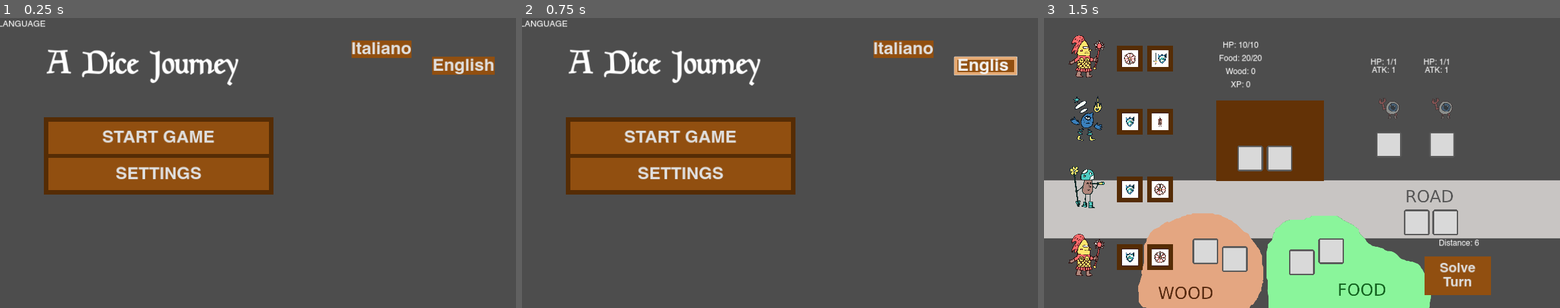
Above: before the commit, frames 1-3 (left to right).
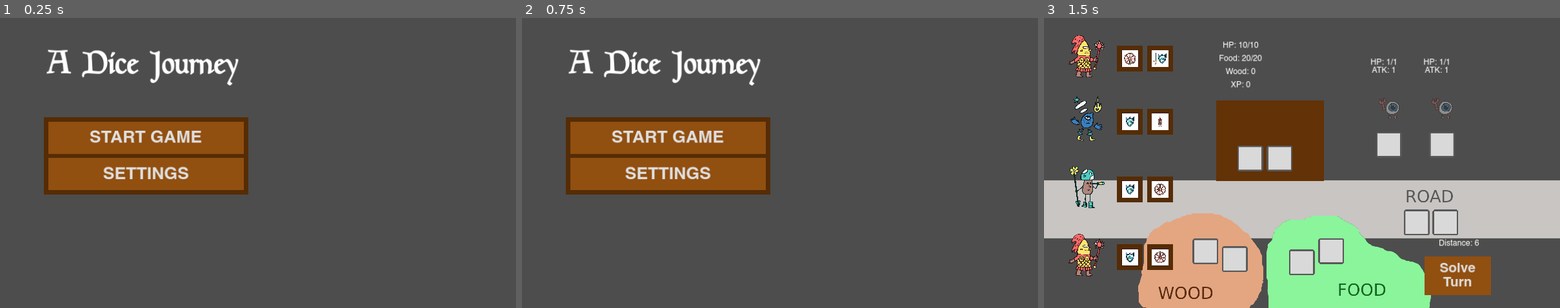
Above: after the commit, the same moments.

Repository: Sugo98/godot-77
Game: Godot game, scene res://game_logic/game_manager.tscn
The game is run twice, just before and just after one commit, with the same random seed, the same clock (stepped at 60 frames per second) and the same inputs.
Inputs (mouse positions are in pixels of both pictures, inside the frame that each line leads up to):
- Up to frame 1 (0.25 s): no input
- Up to frame 2 (0.75 s): click (986, 67) at 0.5 s, where only the run before the commit has a clickable "English"
- Up to frame 3 (1.5 s): click "START GAME" at 1.25 s

The runs differ from the first frame. In frame 1, 4.2% of the frame differs, in the area x 0-96%, y 0-61%; in frame 2, 4.2%; in frame 3, nothing differs.

Commit message:
per qualche motivo le traduzioni ora funzionano

Diff:
--- a/assets/localization/dictionary.csv
+++ b/assets/localization/dictionary.csv
@@ -8,7 +8,7 @@
 Speed","Velocità
 Animazioni"
 SLOW,Slow,Lenta
-MEDIUM,Medium,Meida
+MEDIUM,Medium,Media
 FAST,Fast,Veloce
 AUDIO_SETTINGS,Audio Settings,Impostazioni Audio
 MUSIC,Music,Musica
@@ -18,3 +18,9 @@
 SOLVE_TURN,"Solve
 Turn","Risolvi
 Turno"
+LANGUAGE_SETTINGS,Language Selection,Seleziona Lingua
+LANGUAGE,Language,Lingua
+ENGLISH,English,English
+ITALIAN,Italiano,Italiano
+MASTER,Master,Principale
+SFX,SFX,Effetti
--- a/game_logic/main_menu.tscn
+++ b/game_logic/main_menu.tscn
@@ -36,7 +36,7 @@
 layout_mode = 0
 offset_left = 171.0
 offset_top = 365.0
-offset_right = 1025.0
+offset_right = 931.0
 offset_bottom = 653.0
 theme = ExtResource("2_dlwf6")
 
@@ -59,10 +59,10 @@
 
 [node name="SettingMenu" type="PanelContainer" parent="."]
 layout_mode = 0
-offset_left = 1152.0
-offset_top = 244.0
-offset_right = 1536.0
-offset_bottom = 643.0
+offset_left = 997.0
+offset_top = 130.0
+offset_right = 1845.0
+offset_bottom = 909.0
 
 [node name="Settings Menu" type="VBoxContainer" parent="SettingMenu"]
 layout_mode = 2
@@ -74,76 +74,76 @@
 text = "SETTINGS_LOW"
 horizontal_alignment = 1
 
-[node name="MarginContainer" type="MarginContainer" parent="SettingMenu/Settings Menu"]
-layout_mode = 2
-
-[node name="GameSetting" type="VBoxContainer" parent="SettingMenu/Settings Menu/MarginContainer"]
-layout_mode = 2
-
-[node name="Game" type="Label" parent="SettingMenu/Settings Menu/MarginContainer/GameSetting"]
+[node name="GameSettings" type="MarginContainer" parent="SettingMenu/Settings Menu"]
+layout_mode = 2
+
+[node name="GameSetting" type="VBoxContainer" parent="SettingMenu/Settings Menu/GameSettings"]
+layout_mode = 2
+
+[node name="Game" type="Label" parent="SettingMenu/Settings Menu/GameSettings/GameSetting"]
 layout_mode = 2
 theme = ExtResource("2_dlwf6")
 theme_type_variation = &"HeaderMedium"
 text = "GAME_SETTINGS"
 horizontal_alignment = 1
 
-[node name="HBoxContainer" type="HBoxContainer" parent="SettingMenu/Settings Menu/MarginContainer/GameSetting"]
-layout_mode = 2
-
-[node name="AnimationSpeed" type="Label" parent="SettingMenu/Settings Menu/MarginContainer/GameSetting/HBoxContainer"]
+[node name="HBoxContainer" type="HBoxContainer" parent="SettingMenu/Settings Menu/GameSettings/GameSetting"]
+layout_mode = 2
+
+[node name="AnimationSpeed" type="Label" parent="SettingMenu/Settings Menu/GameSettings/GameSetting/HBoxContainer"]
 layout_mode = 2
 size_flags_horizontal = 3
 text = "ANIMATION_SPEED"
 horizontal_alignment = 1
 
-[node name="PanelContainer" type="HBoxContainer" parent="SettingMenu/Settings Menu/MarginContainer/GameSetting/HBoxContainer"]
-layout_mode = 2
-size_flags_horizontal = 3
-size_flags_stretch_ratio = 3.0
-
-[node name="Button" type="Button" parent="SettingMenu/Settings Menu/MarginContainer/GameSetting/HBoxContainer/PanelContainer"]
+[node name="PanelContainer" type="HBoxContainer" parent="SettingMenu/Settings Menu/GameSettings/GameSetting/HBoxContainer"]
+layout_mode = 2
+size_flags_horizontal = 3
+size_flags_stretch_ratio = 3.0
+
+[node name="Button" type="Button" parent="SettingMenu/Settings Menu/GameSettings/GameSetting/HBoxContainer/PanelContainer"]
 layout_mode = 2
 size_flags_horizontal = 3
 theme_override_font_sizes/font_size = 32
 text = "SLOW"
 
-[node name="Button2" type="Button" parent="SettingMenu/Settings Menu/MarginContainer/GameSetting/HBoxContainer/PanelContainer"]
+[node name="Button2" type="Button" parent="SettingMenu/Settings Menu/GameSettings/GameSetting/HBoxContainer/PanelContainer"]
 layout_mode = 2
 size_flags_horizontal = 3
 theme_override_font_sizes/font_size = 32
 text = "MEDIUM"
 
-[node name="Button3" type="Button" parent="SettingMenu/Settings Menu/MarginContainer/GameSetting/HBoxContainer/PanelContainer"]
+[node name="Button3" type="Button" parent="SettingMenu/Settings Menu/GameSettings/GameSetting/HBoxContainer/PanelContainer"]
 layout_mode = 2
 size_flags_horizontal = 3
 theme_override_font_sizes/font_size = 32
 text = "FAST"
 
-[node name="MarginContainer2" type="MarginContainer" parent="SettingMenu/Settings Menu"]
-layout_mode = 2
-
-[node name="AudioSetting" type="VBoxContainer" parent="SettingMenu/Settings Menu/MarginContainer2"]
-layout_mode = 2
-
-[node name="Audio" type="Label" parent="SettingMenu/Settings Menu/MarginContainer2/AudioSetting"]
+[node name="AudioSettings" type="MarginContainer" parent="SettingMenu/Settings Menu"]
+layout_mode = 2
+
+[node name="AudioSetting" type="VBoxContainer" parent="SettingMenu/Settings Menu/AudioSettings"]
+layout_mode = 2
+
+[node name="Audio" type="Label" parent="SettingMenu/Settings Menu/AudioSettings/AudioSetting"]
 layout_mode = 2
 theme = ExtResource("2_dlwf6")
 theme_type_variation = &"HeaderMedium"
 text = "AUDIO_SETTINGS"
 horizontal_alignment = 1
 
-[node name="HBoxContainer" type="HBoxContainer" parent="SettingMenu/Settings Menu/MarginContainer2/AudioSetting"]
+[node name="HBoxContainer" type="HBoxContainer" parent="SettingMenu/Settings Menu/AudioSettings/AudioSetting"]
 custom_minimum_size = Vector2(30, 64)
 layout_mode = 2
 size_flags_vertical = 3
 
-[node name="Label" type="Label" parent="SettingMenu/Settings Menu/MarginContainer2/AudioSetting/HBoxContainer"]
-layout_mode = 2
-size_flags_horizontal = 3
-text = "Master"
-horizontal_alignment = 1
-
-[node name="MasterSlider" type="HSlider" parent="SettingMenu/Settings Menu/MarginContainer2/AudioSetting/HBoxContainer"]
+[node name="Label" type="Label" parent="SettingMenu/Settings Menu/AudioSettings/AudioSetting/HBoxContainer"]
+layout_mode = 2
+size_flags_horizontal = 3
+text = "MASTER"
+horizontal_alignment = 1
+
+[node name="MasterSlider" type="HSlider" parent="SettingMenu/Settings Menu/AudioSettings/AudioSetting/HBoxContainer"]
 unique_name_in_owner = true
 layout_mode = 2
 size_flags_horizontal = 3
@@ -152,18 +152,18 @@
 max_value = 1.0
 step = 0.01
 
-[node name="HBoxContainer2" type="HBoxContainer" parent="SettingMenu/Settings Menu/MarginContainer2/AudioSetting"]
+[node name="HBoxContainer2" type="HBoxContainer" parent="SettingMenu/Settings Menu/AudioSettings/AudioSetting"]
 custom_minimum_size = Vector2(30, 64)
 layout_mode = 2
 size_flags_vertical = 3
 
-[node name="Label" type="Label" parent="SettingMenu/Settings Menu/MarginContainer2/AudioSetting/HBoxContainer2"]
+[node name="Label" type="Label" parent="SettingMenu/Settings Menu/AudioSettings/AudioSetting/HBoxContainer2"]
 layout_mode = 2
 size_flags_horizontal = 3
 text = "MUSIC"
 horizontal_alignment = 1
 
-[node name="MusicSlider" type="HSlider" parent="SettingMenu/Settings Menu/MarginContainer2/AudioSetting/HBoxContainer2"]
+[node name="MusicSlider" type="HSlider" parent="SettingMenu/Settings Menu/AudioSettings/AudioSetting/HBoxContainer2"]
 unique_name_in_owner = true
 layout_mode = 2
 size_flags_horizontal = 3
@@ -172,23 +172,23 @@
 max_value = 1.0
 step = 0.01
 
-[node name="HBoxContainer3" type="HBoxContainer" parent="SettingMenu/Settings Menu/MarginContainer2/AudioSetting"]
+[node name="HBoxContainer3" type="HBoxContainer" parent="SettingMenu/Settings Menu/AudioSettings/AudioSetting"]
 custom_minimum_size = Vector2(30, 64)
 layout_mode = 2
 size_flags_vertical = 3
 
-[node name="MarginContainer" type="MarginContainer" parent="SettingMenu/Settings Menu/MarginContainer2/AudioSetting/HBoxContainer3"]
-layout_mode = 2
-size_flags_horizontal = 3
-theme = ExtResource("2_dlwf6")
-
-[node name="SFX" type="Button" parent="SettingMenu/Settings Menu/MarginContainer2/AudioSetting/HBoxContainer3/MarginContainer"]
+[node name="MarginContainer" type="MarginContainer" parent="SettingMenu/Settings Menu/AudioSettings/AudioSetting/HBoxContainer3"]
+layout_mode = 2
+size_flags_horizontal = 3
+theme = ExtResource("2_dlwf6")
+
+[node name="SFX" type="Button" parent="SettingMenu/Settings Menu/AudioSettings/AudioSetting/HBoxContainer3/MarginContainer"]
 layout_mode = 2
 size_flags_horizontal = 3
 theme_type_variation = &"SmallButton"
 text = "SFX"
 
-[node name="SFXSlider" type="HSlider" parent="SettingMenu/Settings Menu/MarginContainer2/AudioSetting/HBoxContainer3"]
+[node name="SFXSlider" type="HSlider" parent="SettingMenu/Settings Menu/AudioSettings/AudioSetting/HBoxContainer3"]
 unique_name_in_owner = true
 layout_mode = 2
 size_flags_horizontal = 3
@@ -197,19 +197,61 @@
 max_value = 1.0
 step = 0.01
 
-[node name="MarginContainer3" type="MarginContainer" parent="SettingMenu/Settings Menu"]
+[node name="Language" type="MarginContainer" parent="SettingMenu/Settings Menu"]
+layout_mode = 2
+
+[node name="VBoxContainer" type="VBoxContainer" parent="SettingMenu/Settings Menu/Language"]
+layout_mode = 2
+
+[node name="Language" type="Label" parent="SettingMenu/Settings Menu/Language/VBoxContainer"]
+layout_mode = 2
+theme = ExtResource("2_dlwf6")
+theme_type_variation = &"HeaderMedium"
+text = "LANGUAGE_SETTINGS"
+horizontal_alignment = 1
+
+[node name="HBoxContainer" type="HBoxContainer" parent="SettingMenu/Settings Menu/Language/VBoxContainer"]
+custom_minimum_size = Vector2(0, 54)
+layout_mode = 2
+
+[node name="Settings Menu_LanguageSection#Label" type="Label" parent="SettingMenu/Settings Menu/Language/VBoxContainer/HBoxContainer"]
+layout_mode = 2
+size_flags_horizontal = 3
+text = "LANGUAGE
+"
+
+[node name="HBoxContainer" type="HBoxContainer" parent="SettingMenu/Settings Menu/Language/VBoxContainer/HBoxContainer"]
+layout_mode = 2
+size_flags_horizontal = 3
+size_flags_stretch_ratio = 3.0
+
+[node name="Settings Menu_LanguageSection#EN_lan" type="Button" parent="SettingMenu/Settings Menu/Language/VBoxContainer/HBoxContainer/HBoxContainer"]
+custom_minimum_size = Vector2(100, 0)
+layout_mode = 2
+size_flags_horizontal = 3
+theme_override_font_sizes/font_size = 32
+text = "ENGLISH"
+
+[node name="Settings Menu_LanguageSection#IT_lan" type="Button" parent="SettingMenu/Settings Menu/Language/VBoxContainer/HBoxContainer/HBoxContainer"]
+custom_minimum_size = Vector2(100, 0)
+layout_mode = 2
+size_flags_horizontal = 3
+theme_override_font_sizes/font_size = 32
+text = "ITALIAN"
+
+[node name="CloseButtons" type="MarginContainer" parent="SettingMenu/Settings Menu"]
 layout_mode = 2
 theme_override_constants/margin_left = 32
 theme_override_constants/margin_top = 32
 theme_override_constants/margin_right = 32
 theme_override_constants/margin_bottom = 32
 
-[node name="HBoxContainer" type="HBoxContainer" parent="SettingMenu/Settings Menu/MarginContainer3"]
+[node name="HBoxContainer" type="HBoxContainer" parent="SettingMenu/Settings Menu/CloseButtons"]
 custom_minimum_size = Vector2(0, 64)
 layout_mode = 2
 alignment = 1
 
-[node name="Close" type="Button" parent="SettingMenu/Settings Menu/MarginContainer3/HBoxContainer"]
+[node name="Close" type="Button" parent="SettingMenu/Settings Menu/CloseButtons/HBoxContainer"]
 custom_minimum_size = Vector2(180, 0)
 layout_mode = 2
 size_flags_horizontal = 3
@@ -217,7 +259,7 @@
 theme_override_font_sizes/font_size = 32
 text = "CLOSE"
 
-[node name="Reset" type="Button" parent="SettingMenu/Settings Menu/MarginContainer3/HBoxContainer"]
+[node name="Reset" type="Button" parent="SettingMenu/Settings Menu/CloseButtons/HBoxContainer"]
 custom_minimum_size = Vector2(180, 0)
 layout_mode = 2
 size_flags_horizontal = 3
@@ -229,30 +271,6 @@
 layout_mode = 2
 theme_override_constants/separation = 20
 alignment = 1
-
-[node name="Settings Menu_LanguageSection#Label" type="Label" parent="."]
-layout_mode = 2
-text = "LANGUAGE
-"
-
-[node name="Settings Menu_LanguageSection#EN_lan" type="Button" parent="."]
-custom_minimum_size = Vector2(100, 0)
-layout_mode = 2
-offset_left = 1617.0
-offset_top = 140.0
-offset_right = 1848.0
-offset_bottom = 205.0
-text = "English"
-
-[node name="Settings Menu_LanguageSection#IT_lan" type="Button" parent="."]
-custom_minimum_size = Vector2(100, 0)
-layout_mode = 2
-offset_left = 1315.0
-offset_top = 78.0
-offset_right = 1539.0
-offset_bottom = 143.0
-text = "Italiano
-"
 
 [node name="Music" type="AudioStreamPlayer" parent="."]
 stream = ExtResource("2_sp5x1")
@@ -264,5 +282,7 @@
 
 [connection signal="pressed" from="GameMenu/Game Menu/StartGame" to="." method="_on_start_game_pressed"]
 [connection signal="pressed" from="GameMenu/Game Menu/Option" to="." method="open_settings"]
-[connection signal="pressed" from="Settings Menu_LanguageSection#EN_lan" to="." method="_on_en_lan_pressed"]
-[connection signal="pressed" from="Settings Menu_LanguageSection#IT_lan" to="." method="_on_it_lan_pressed"]
+[connection signal="pressed" from="SettingMenu/Settings Menu/Language/VBoxContainer/HBoxContainer/HBoxContainer/Settings Menu_LanguageSection#EN_lan" to="." method="_on_en_lan_pressed"]
+[connection signal="pressed" from="SettingMenu/Settings Menu/Language/VBoxContainer/HBoxContainer/HBoxContainer/Settings Menu_LanguageSection#IT_lan" to="." method="_on_it_lan_pressed"]
+[connection signal="pressed" from="SettingMenu/Settings Menu/CloseButtons/HBoxContainer/Close" to="." method="_on_close_pressed"]
+[connection signal="pressed" from="SettingMenu/Settings Menu/CloseButtons/HBoxContainer/Reset" to="." method="_on_reset_pressed"]
Binary file changed: assets/localization/dictionary.en.translation
Binary file changed: assets/localization/dictionary.it.translation
Not shown, changed: assets/localization/.~lock.dictionary.csv#
